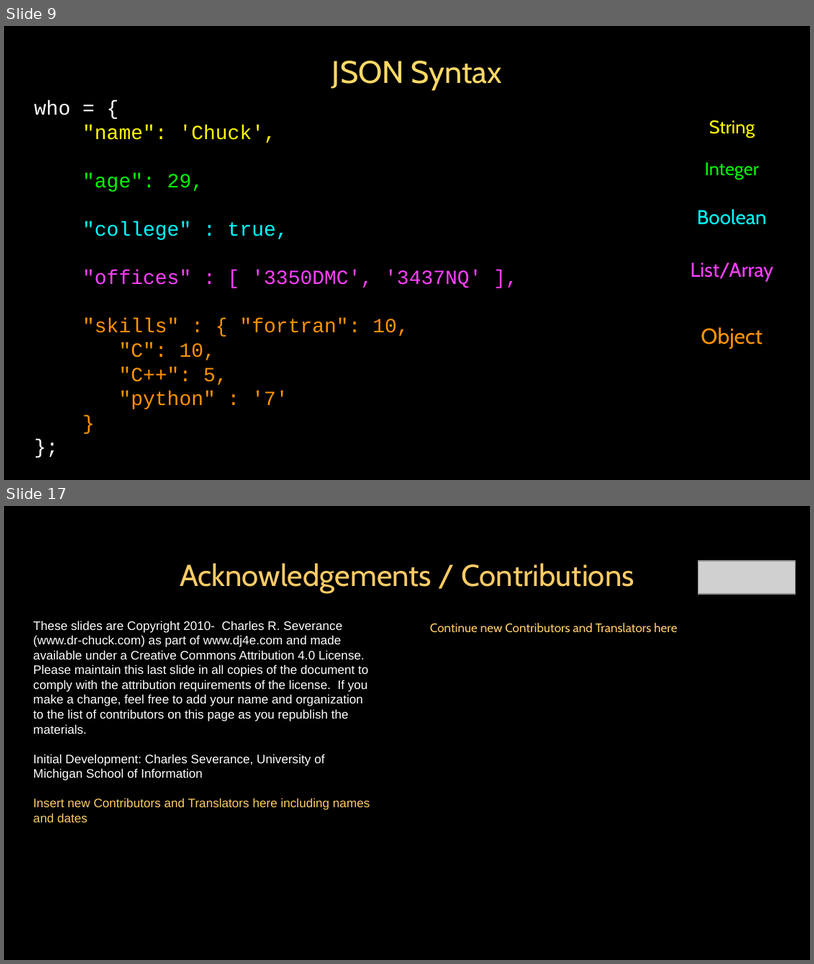
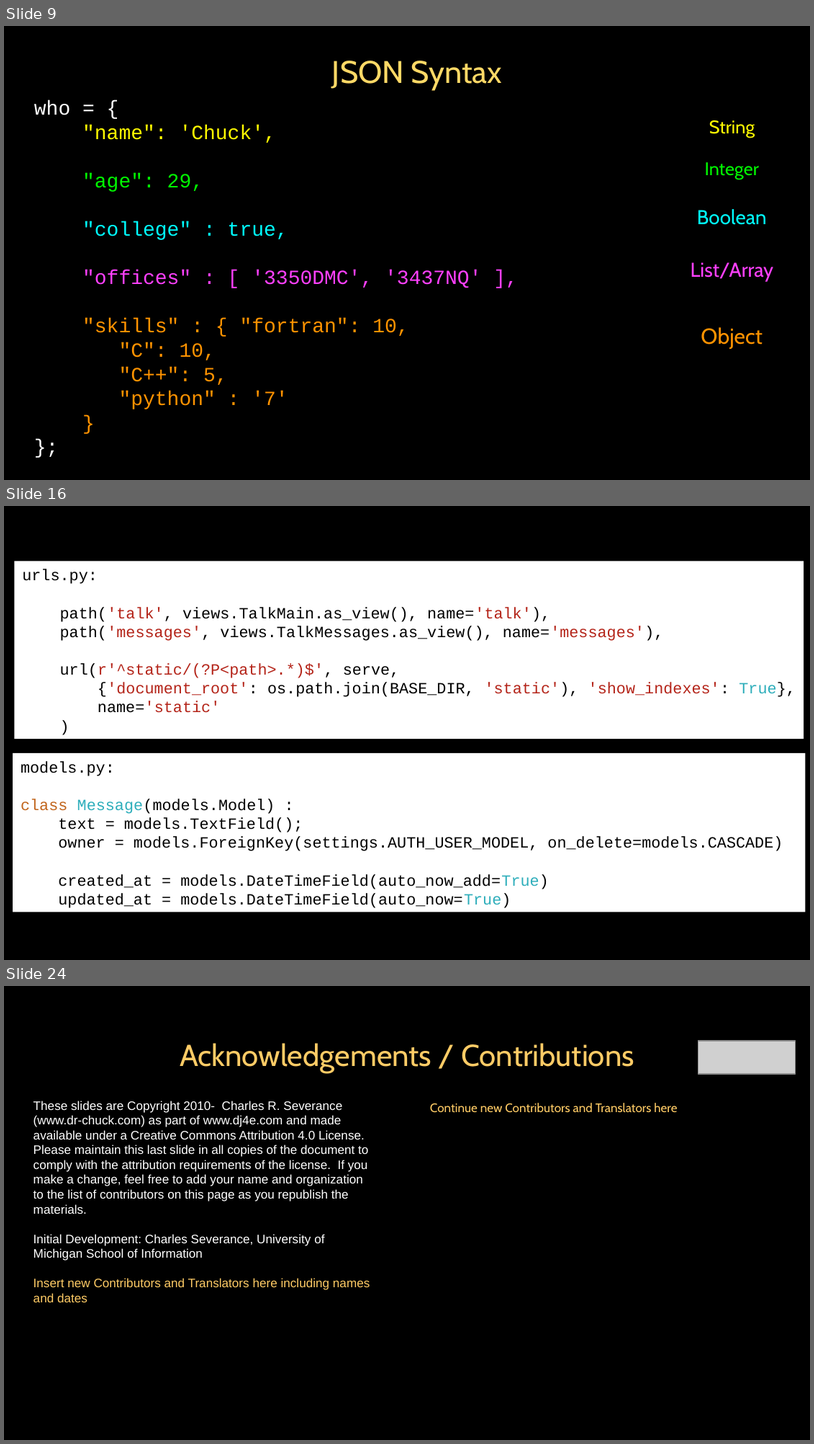
Before and after one commit to csev/dj4e, a slide deck: lectures/JS-04-JSON.ppt. Shown one above the other, each under a label of ours: slides 9 and 17 before the commit, slides 9, 16 and 24 after it; the slides between them are not shown. The pictures are 814x964 and 814x1444 pixels, drawn with LibreOffice and Linux fonts; fonts in the diff are those of the drawing; grey boxes stand for pictures. Boxes give left, top, right and bottom in pixels: in the first picture for what was removed or moved away, otherwise in the second. Text is boxed around its words. In the diff, an @@ line names an element or a change of style, - is before the commit and + after.

```diff
--- a/lectures/JS-04-JSON.ppt
+++ b/lectures/JS-04-JSON.ppt
@@ slide 16 added at (4, 506, 810, 960), background #000000; not listed: 1 template element that a slide beside it also shows @@
@@ rectangle added at (15, 561, 804, 739), fill #FFFFFF, 14 pt, text #000000 @@
+urls.py:
+path('talk', views.TalkMain.as_view(), name='talk'),
+path('messages', views.TalkMessages.as_view(), name='messages'),
+url(r'^static/(?P<path>.*)$', serve,
+{'document_root': os.path.join(BASE_DIR, 'static'), 'show_indexes': True},
+name='static'
+)
@@ rectangle added at (13, 753, 805, 911), fill #FFFFFF, 14 pt, text #000000 @@
+models.py:
+class Message(models.Model) :
+text = models.TextField();
+owner = models.ForeignKey(settings.AUTH_USER_MODEL, on_delete=models.CASCADE)
+created_at = models.DateTimeField(auto_now_add=True)
+updated_at = models.DateTimeField(auto_now=True)
@@ what was slide 17 is now slide 24 @@
```
Also in this commit, not shown: 3 slides changed, 12 other slides added, 6 slides removed.
